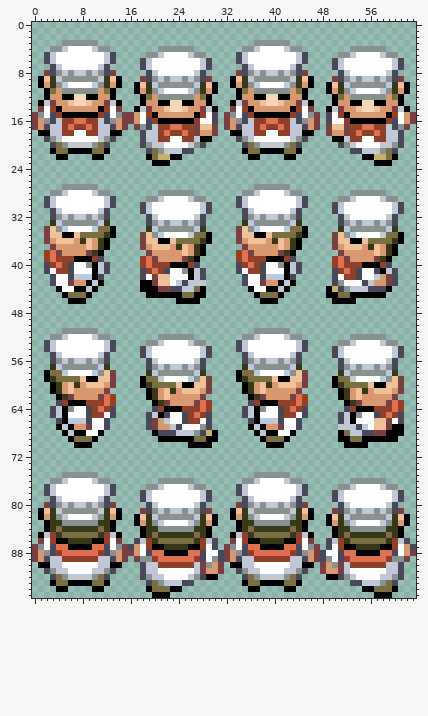
Sprite sheet: Graphics/Characters/JERRY.png. Above, as it was before the edit.
The file is 128x192 pixels, drawn in blocks of 2x2; one block is one cell here.
The same view after the edit:
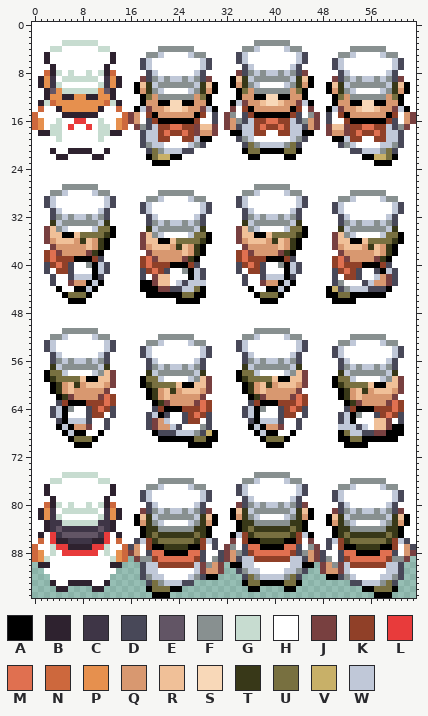
Palette (. is transparent): A #000000  B #2e222f  C #3e3546  D #484858  E #625565  F #889090  G #c7dcd0  H #ffffff  J #784040  K #904028  L #e83b3b  M #e07050  N #cd683d  P #e6904e  Q #d89870  R #f0c098  S #f8d8b8  T #383818  U #787040  V #c8b068  W #c0c8d8
Difference:
Changed rows in their new state; - is an unchanged pixel.
first column x 0:
 0 HHHHHHHHHHHHHHHHHHHHHHHHHHHHHHHHHHHHHHHHHHHHHHHHHHHHHHHHHHHHHHHH
 1 HHHHHHHHHHHHHHHHHHHHHHHHHHHHHHHHHHHHHHHHHHHHHHHHHHHHHHHHHHHHHHHH
 2 HHHHHHHHHHHHHHHHHHHHHHHHHHHHHHHHHHHHHHHHHHHHHHHHHHHHHHHHHHHHHHHH
 3 HHHHHGGGGGGHHHHHHHHHHHHHHHHHHHHHHHHHH------HHHHHHHHHHHHHHHHHHHHH
 4 HHHGGH----HGGHHHHHHHH------HHHHHHHH----------HHHHHHHH------HHHHH
 5 HHBH--------HBHHHHH----------HHHHH------------HHHHH----------HHH
 6 HHBH--------HBHHHH------------HHHH------------HHHH------------HH
 7 HHHBH------HBHHHHH------------HHHHH----------HHHHH------------HH
 8 HHNBGHGHHGHGBNHHHHH----------HHHHH------------HHHHH----------HHH
 9 HBPCHGGGGGGHCPBHHH------------HHH--------------HHH------------HH
10 HBPCGH----HGCPBHH--------------HH--------------HH--------------H
11 HHBEPGGGGGGPEBHHH--------------HHH------------HHH--------------H
12 HHBPPBBPPBBPPBHHHH------------HHHH------------HHHH------------HH
13 HBGNPPPPPPPPNGBHHH------------HHH--------------HHH------------HH
14 HN-HBPPPPPPBH-NHH--------------HH--------------HH--------------H
15 NH-HHBBBBBBHH-HN---------------H----------------H---------------
16 NPHHGHHLLHHGHHPN---------------H----------------H---------------
17 NPHGGHLHHLHGGHPNH--------------H----------------H--------------H
18 HBBGGHH--HHGGBBHHH-------------HH--------------HH-------------HH
19 HHHHG------GHHHHHH------------HHHH------------HHHH------------HH
20 HHHHHHHHHHHHHHHHHH-----------HHHHHH----------HHHHHH-----------HH
21 HHHBHHBBBBHHBHHHHHH--------HHHHHHHH----------HHHHHHHH--------HHH
22 HHHHBBHHHHBBHHHHHHH------HHHHHHHHHHH--HHHH--HHHHHHHHHHH------HHH
23 HHHHHHHHHHHHHHHHHHHH---HHHHHHHHHHHHHHHHHHHHHHHHHHHHHHHHHH---HHHH
24 HHHHHHHHHHHHHHHHHHHHHHHHHHHHHHHHHHHHHHHHHHHHHHHHHHHHHHHHHHHHHHHH
25 HHHHHHHHHHHHHHHHHHHHHHHHHHHHHHHHHHHHHHHHHHHHHHHHHHHHHHHHHHHHHHHH
26 HHHHHHHHHHHHHHHHHHHHHHHHHHHHHHHHHHHHHHHHHHHHHHHHHHHHHHHHHHHHHHHH
27 HHHHH------HHHHHHHHHHHHHHHHHHHHHHHHHH------HHHHHHHHHHHHHHHHHHHHH
28 HHH----------HHHHHHHH------HHHHHHHH----------HHHHHHHH------HHHHH
29 HH------------HHHHH----------HHHHH------------HHHHH----------HHH
30 HH------------HHHH------------HHHH------------HHHH------------HH
31 HHH----------HHHHH------------HHHHH----------HHHHH------------HH
32 HHH----------HHHHHH----------HHHHHH----------HHHHHH----------HHH
33 HHH----------HHHHHH----------HHHHHH----------HHHHHH----------HHH
34 HH------------HHHHH----------HHHHH------------HHHHH----------HHH
35 HH------------HHHH------------HHHH------------HHHH------------HH
36 HH-----------HHHHH------------HHHH-----------HHHHH------------HH
37 HHH----------HHHHH-----------HHHHHH----------HHHHH-----------HHH
38 HH----------HHHHHHH----------HHHHH----------HHHHHHH----------HHH
39 HH----------HHHHHH----------HHHHHH----------HHHHHH----------HHHH
40 HH-----------HHHHH----------HHHHHH-----------HHHHH----------HHHH
41 HH-----------HHHHH-----------HHHHH-----------HHHHH-----------HHH
42 HHH---------HHHHHH-----------HHHHHH---------HHHHHH-----------HHH
43 HHH---------HHHHHH-----------HHHHHH---------HHHHHH-----------HHH
44 HHHH-------HHHHHHH-----------HHHHHHH-------HHHHHH-----------HHHH
45 HHHHH-----HHHHHHHHH----------HHHHHHHH-----HHHHHHH----------HHHHH
46 HHHHHH---HHHHHHHHHHHHHHH----HHHHHHHHHH---HHHHHHHHH----HHHHHHHHHH
47 HHHHHHHHHHHHHHHHHHHHHHHHHHHHHHHHHHHHHHHHHHHHHHHHHHHHHHHHHHHHHHHH
48 HHHHHHHHHHHHHHHHHHHHHHHHHHHHHHHHHHHHHHHHHHHHHHHHHHHHHHHHHHHHHHHH
49 HHHHHHHHHHHHHHHHHHHHHHHHHHHHHHHHHHHHHHHHHHHHHHHHHHHHHHHHHHHHHHHH
50 HHHHHHHHHHHHHHHHHHHHHHHHHHHHHHHHHHHHHHHHHHHHHHHHHHHHHHHHHHHHHHHH
51 HHHHH------HHHHHHHHHHHHHHHHHHHHHHHHHH------HHHHHHHHHHHHHHHHHHHHH
52 HHH----------HHHHHHHH------HHHHHHHH----------HHHHHHHH------HHHHH
53 HH------------HHHHH----------HHHHH------------HHHHH----------HHH
54 HH------------HHHH------------HHHH------------HHHH------------HH
55 HHH----------HHHHH------------HHHHH----------HHHHH------------HH
56 HHH----------HHHHHH----------HHHHHH----------HHHHHH----------HHH
57 HHH----------HHHHHH----------HHHHHH----------HHHHHH----------HHH
58 HH------------HHHHH----------HHHHH------------HHHHH----------HHH
59 HH------------HHHH------------HHHH------------HHHH------------HH
60 HHH-----------HHHH------------HHHHH-----------HHHH------------HH
61 HHH----------HHHHHH-----------HHHHH----------HHHHHH-----------HH
62 HHHH----------HHHHH----------HHHHHHH----------HHHHH----------HHH
63 HHHH----------HHHHHH----------HHHHHH----------HHHHHH----------HH
64 HHH-----------HHHHHH----------HHHHH-----------HHHHHH----------HH
65 HHH-----------HHHHH-----------HHHHH-----------HHHHH-----------HH
66 HHHH---------HHHHHH-----------HHHHHH---------HHHHHH-----------HH
67 HHHH---------HHHHHH-----------HHHHHH---------HHHHHH-----------HH
68 HHHHH-------HHHHHHHH-----------HHHHHH-------HHHHHHH-----------HH
69 HHHHHH-----HHHHHHHHHH----------HHHHHHH-----HHHHHHHH----------HHH
70 HHHHHHH---HHHHHHHHHHHHHHHH----HHHHHHHHH---HHHHHHHHHH----HHHHHHHH
71 HHHHHHHHHHHHHHHHHHHHHHHHHHHHHHHHHHHHHHHHHHHHHHHHHHHHHHHHHHHHHHHH
72 HHHHHHHHHHHHHHHHHHHHHHHHHHHHHHHHHHHHHHHHHHHHHHHHHHHHHHHHHHHHHHHH
73 HHHHHHHHHHHHHHHHHHHHHHHHHHHHHHHHHHHHHHHHHHHHHHHHHHHHHHHHHHHHHHHH
74 HHHHHHHHHHHHHHHHHHHHHHHHHHHHHHHHHHHHHHHHHHHHHHHHHHHHHHHHHHHHHHHH
75 HHHHHGGGGGGHHHHHHHHHHHHHHHHHHHHHHHHHH------HHHHHHHHHHHHHHHHHHHHH
76 HHHGGH----HGGHHHHHHHH------HHHHHHHH----------HHHHHHHH------HHHHH
77 HHBH--------HBHHHHH----------HHHHH------------HHHHH----------HHH
78 HHBH--------HBHHHH------------HHHH------------HHHH------------HH
79 HHHBH------HBHHHHH------------HHHHH----------HHHHH------------HH
80 HHNBGHGHHGHGBNHHHHH----------HHHHH------------HHHHH----------HHH
81 HBPCHGGGGGGHCPBHHH------------HHH--------------HHH------------HH
82 HBPCGH----HGCPBHH--------------HH--------------HH--------------H
83 HHBCCGGGGGGCCBHHH--------------HHH------------HHH--------------H
84 HHBCECCCCCCECBHHHH------------HHHH------------HHHH------------HH
85 HBHLCEEEEEECLHBHHH------------HHH--------------HHH------------HH
86 HN-LBBCCCCBBL-NHH--------------HH--------------HH--------------H
87 NH-GLLBBBBLLG-HN---------------H----------------H---------------
88 NPHGHLLLLLLHGHPN------------------------------------------------
89 NPGHHHHHHHHHHGPN------------------------------------------------
90 -BBHH------HHBB-------------------------------------------------
91 --HHHH----HHHH--------------------------------------------------
92 ---HHHHHHHHHH---------------------------------------------------
93 ---BHHBBBBHHB---------------------------------------------------
94 ----BB----BB----------------------------------------------------
Pixel boxes of the changes (left, top, right, bottom) in both pictures:
changed: (32, 22, 416, 592)
